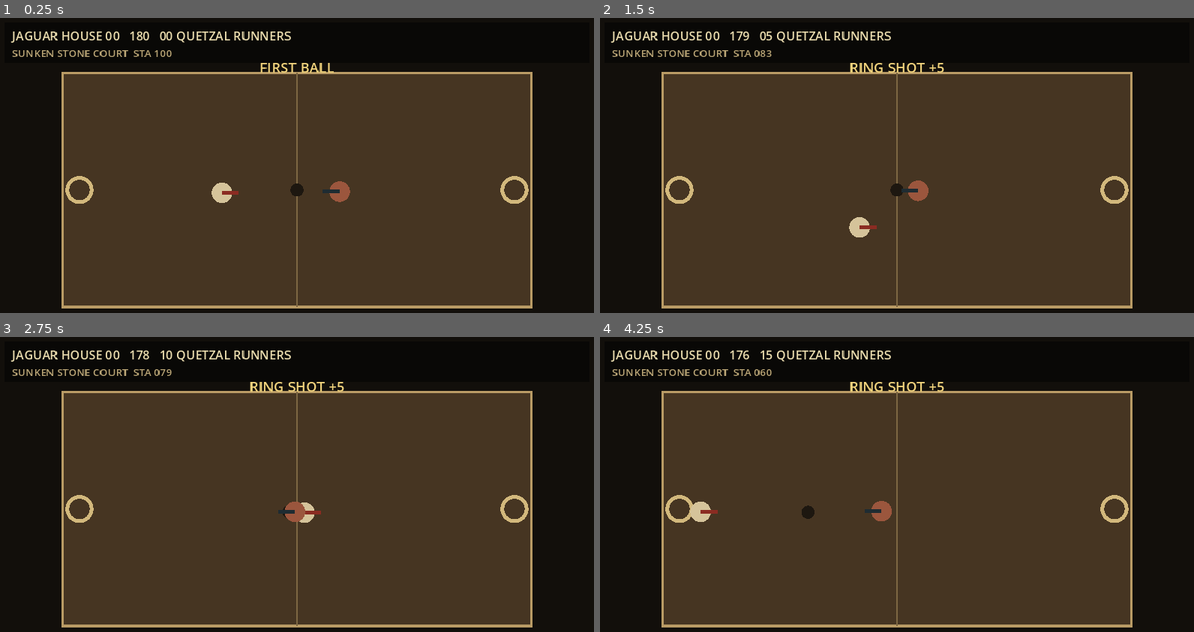
Above: before the commit, frames 1-4 (two rows, left to right).
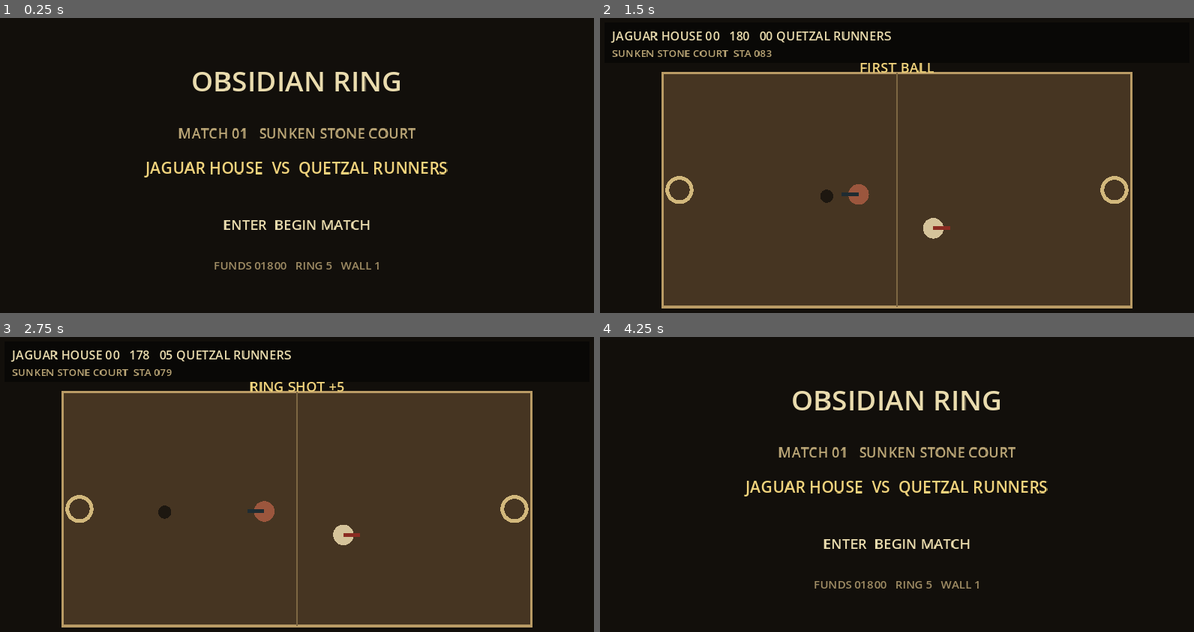
Above: after the commit, the same moments.

Repository: EVAVO-STUDIO/godot-462-obsidian-ring
Game: Godot game, scene res://scenes/main.tscn
Two runs of this game, one before a commit and one after it. Both use one fixed random seed, a clock stepped at 60 frames per second and the inputs below.
Inputs (mouse positions are in pixels of both pictures, inside the frame that each line leads up to):
- Up to frame 1 (0.25 s): no input
- Up to frame 2 (1.5 s): tap Enter (confirm, bound only after the commit) at 0.5 s; move the mouse to (1027, 165) at 0.52 s; hold D (move_right) 0.53-1.28 s; tap X (strike_ball) at 0.6 s; tap Z (tackle) at 0.8, 1.35 s; move the mouse to (778, 200) at 1.27 s; hold S (move_down) from 1.28 s (still down)
- Up to frame 3 (2.75 s): tap Enter (confirm, bound only after the commit) at 1.55, 2.1 s; move the mouse to (356, 428) at 2.02 s; release S (move_down) at 2.03 s; hold D (move_right) from 2.03 s (still down); tap X (strike_ball) at 2.3 s
- Up to frame 4 (4.25 s): move the mouse to (867, 570) at 2.77 s; release D (move_right) at 2.78 s; hold W (move_up) 2.78-3.53 s; tap Space (pass_ball) at 2.85 s; tap Z (tackle) at 3.05 s; move the mouse to (1075, 552) at 3.52 s; hold A (move_left) from 3.53 s (still down); tap X (strike_ball) at 3.6 s; tap Enter (confirm, bound only after the commit) at 3.8 s; tap Escape (cancel, bound only after the commit) at 4.15 s

The runs differ from the first frame. In frame 1, 64% of the frame differs, in the area x 1-90%, y 4-99%; in frame 2, 1.3%; in frame 3, 0.9%; in frame 4, 64%.

Commit message:
feat: add obsidian ring match setup and results flow

Diff:
--- a/scripts/main.gd
+++ b/scripts/main.gd
@@ -1,11 +1,15 @@
 extends Node2D
 
 const ContentCatalog = preload("res://scripts/content_catalog.gd")
+const MatchRules = preload("res://scripts/match_rules.gd")
 const PLAYER_SPEED := 185.0
 const AI_SPEED := 138.0
 const COURT := Rect2(70.0, 62.0, 500.0, 250.0)
 const BALL_RADIUS := 7.0
 
+enum GamePhase { TITLE, PLAYING, RESULT }
+
+var phase := GamePhase.TITLE
 var player_position := Vector2(240.0, 190.0)
 var opponent_position := Vector2(430.0, 190.0)
 var ball_position := Vector2(320.0, 180.0)
@@ -27,6 +31,9 @@
 var home_team_name := "JAGUAR SUN"
 var away_team_name := "OBSIDIAN REED"
 var court_name := "STONE COURT"
+var result_text := ""
+var funds := 0
+var match_number := 1
 var teams: Array = []
 var rulesets: Array = []
 var courts: Array = []
@@ -35,37 +42,48 @@
 func _ready() -> void:
 	_configure_input()
 	_load_content()
-	_reset_match()
+	_prepare_match()
 	queue_redraw()
 
 func _process(delta: float) -> void:
-	if match_time > 0.0:
-		match_time = maxf(0.0, match_time - delta)
-		tackle_timer = maxf(0.0, tackle_timer - delta)
-		opponent_tackle_timer = maxf(0.0, opponent_tackle_timer - delta)
-		score_banner_timer = maxf(0.0, score_banner_timer - delta)
-		_update_player(delta)
-		_update_opponent(delta)
-		_update_ball(delta)
-		_resolve_possession()
-		_resolve_tackles()
-	else:
-		possession_owner = 0
-		ball_velocity = Vector2.ZERO
+	if phase == GamePhase.TITLE:
+		if Input.is_action_just_pressed("confirm"):
+			_start_match()
+	elif phase == GamePhase.PLAYING:
+		_update_match(delta)
+		if Input.is_action_just_pressed("cancel"):
+			phase = GamePhase.TITLE
+	elif phase == GamePhase.RESULT:
+		if Input.is_action_just_pressed("confirm"):
+			match_number += 1
+			_rotate_opponent()
+			_prepare_match()
+			phase = GamePhase.TITLE
+		elif Input.is_action_just_pressed("restart"):
+			_start_match()
 	queue_redraw()
+
+func _update_match(delta: float) -> void:
+	match_time = maxf(0.0, match_time - delta)
+	if match_time <= 0.0:
+		_finish_match()
+		return
+	tackle_timer = maxf(0.0, tackle_timer - delta)
+	opponent_tackle_timer = maxf(0.0, opponent_tackle_timer - delta)
+	score_banner_timer = maxf(0.0, score_banner_timer - delta)
+	_update_player(delta)
+	_update_opponent(delta)
+	_update_ball(delta)
+	_resolve_possession()
+	_resolve_tackles()
 
 func _load_content() -> void:
 	var teams_data = ContentCatalog.load_json("res://data/teams.json")
 	var rules_data = ContentCatalog.load_json("res://data/rules.json")
 	var courts_data = ContentCatalog.load_json("res://data/courts.json")
 	var league_data = ContentCatalog.load_json("res://data/league.json")
-
 	if typeof(teams_data) == TYPE_DICTIONARY:
 		teams = teams_data.get("teams", [])
-		if teams.size() > 0:
-			home_team_name = str(teams[0].get("name", home_team_name)).to_upper()
-		if teams.size() > 1:
-			away_team_name = str(teams[1].get("name", away_team_name)).to_upper()
 	if typeof(rules_data) == TYPE_DICTIONARY:
 		rulesets = rules_data.get("rulesets", [])
 		if not rulesets.is_empty():
@@ -81,8 +99,25 @@
 			wall_rebound = float(active_court.get("rebound", wall_rebound))
 	if typeof(league_data) == TYPE_DICTIONARY:
 		league = league_data
-
-func _reset_match() -> void:
+		funds = int(league.get("league", {}).get("starting_funds", 0))
+	_apply_team_names()
+
+func _apply_team_names() -> void:
+	if teams.size() > 0:
+		home_team_name = str(teams[0].get("name", home_team_name)).to_upper()
+	if teams.size() > 1:
+		var away_index := clampi(1 + ((match_number - 1) % maxi(1, teams.size() - 1)), 1, teams.size() - 1)
+		away_team_name = str(teams[away_index].get("name", away_team_name)).to_upper()
+
+func _rotate_opponent() -> void:
+	_apply_team_names()
+	if not courts.is_empty():
+		var court_index := (match_number - 1) % courts.size()
+		var active_court: Dictionary = courts[court_index]
+		court_name = str(active_court.get("name", court_name)).to_upper()
+		wall_rebound = float(active_court.get("rebound", wall_rebound))
+
+func _prepare_match() -> void:
 	home_score = 0
 	away_score = 0
 	match_time = match_length
@@ -92,18 +127,35 @@
 	score_banner_timer = 2.0
 	_reset_ball()
 
+func _start_match() -> void:
+	_prepare_match()
+	phase = GamePhase.PLAYING
+
+func _finish_match() -> void:
+	phase = GamePhase.RESULT
+	possession_owner = 0
+	ball_velocity = Vector2.ZERO
+	result_text = MatchRules.winner_text(home_team_name, away_team_name, home_score, away_score)
+	var career: Dictionary = league.get("career", {})
+	var win_prize := int(career.get("win_purse", 600))
+	var draw_prize := int(career.get("draw_purse", 250))
+	var prize := MatchRules.prize_for_result(home_score, away_score, win_prize, draw_prize, 0)
+	funds += prize
+	if prize > 0:
+		result_text += "  +%d" % prize
+
 func _update_player(delta: float) -> void:
 	var movement := Input.get_vector("move_left", "move_right", "move_up", "move_down")
 	var moving := movement.length_squared() > 0.01
 	player_position += movement * PLAYER_SPEED * delta
 	player_position = _clamp_to_court(player_position)
-	stamina = clampf(stamina + (16.0 if not moving else -3.0) * delta, 0.0, 100.0)
+	stamina = MatchRules.recover_stamina(stamina, moving, delta)
 	if possession_owner == 1:
 		ball_position = player_position + Vector2(16.0, 3.0)
 		if Input.is_action_just_pressed("pass_ball"):
 			_release_ball(player_position.direction_to(get_global_mouse_position()), 270.0)
 		elif Input.is_action_just_pressed("strike_ball") and stamina >= 10.0:
-			stamina -= 10.0
+			stamina = MatchRules.clamp_stamina(stamina - 10.0)
 			_release_ball(player_position.direction_to(get_global_mouse_position()), 420.0)
 
 func _update_opponent(delta: float) -> void:
@@ -116,7 +168,7 @@
 	var speed := AI_SPEED + (18.0 if possession_owner == 1 else 0.0)
 	opponent_position += direction * speed * delta
 	opponent_position = _clamp_to_court(opponent_position)
-	opponent_stamina = clampf(opponent_stamina + (12.0 if direction.length_squared() < 0.01 else -2.0) * delta, 0.0, 100.0)
+	opponent_stamina = MatchRules.clamp_stamina(opponent_stamina + (12.0 if direction.length_squared() < 0.01 else -2.0) * delta)
 	if possession_owner == 2:
 		ball_position = opponent_position + Vector2(-16.0, 3.0)
 		if opponent_position.x < COURT.get_center().x + 30.0:
@@ -141,8 +193,8 @@
 		possession_owner = 2
 
 func _resolve_tackles() -> void:
-	if Input.is_action_just_pressed("tackle") and tackle_timer <= 0.0 and stamina >= 14.0:
-		stamina -= 14.0
+	if Input.is_action_just_pressed("tackle") and MatchRules.can_tackle(stamina, tackle_timer):
+		stamina = MatchRules.clamp_stamina(stamina - 14.0)
 		tackle_timer = 0.55
 		if player_position.distance_to(opponent_position) < 31.0:
 			opponent_position += player_position.direction_to(opponent_position) * 24.0
@@ -154,7 +206,7 @@
 	if possession_owner == 1 and opponent_tackle_timer <= 0.0 and opponent_position.distance_to(player_position) < 29.0:
 		opponent_tackle_timer = 0.8
 		if opponent_stamina >= 10.0:
-			opponent_stamina -= 10.0
+			opponent_stamina = MatchRules.clamp_stamina(opponent_stamina - 10.0)
 			possession_owner = 0
 			ball_position = player_position.lerp(opponent_position, 0.45)
 			ball_velocity = opponent_position.direction_to(player_position) * 105.0
@@ -225,28 +277,46 @@
 	return Vector2(clampf(point.x, COURT.position.x + 12.0, COURT.end.x - 12.0), clampf(point.y, COURT.position.y + 12.0, COURT.end.y - 12.0))
 
 func _configure_input() -> void:
-	_add_key_action("move_left", KEY_A)
-	_add_key_action("move_left", KEY_LEFT)
-	_add_key_action("move_right", KEY_D)
-	_add_key_action("move_right", KEY_RIGHT)
-	_add_key_action("move_up", KEY_W)
-	_add_key_action("move_up", KEY_UP)
-	_add_key_action("move_down", KEY_S)
-	_add_key_action("move_down", KEY_DOWN)
+	_add_key_action("move_left", KEY_A); _add_key_action("move_left", KEY_LEFT)
+	_add_key_action("move_right", KEY_D); _add_key_action("move_right", KEY_RIGHT)
+	_add_key_action("move_up", KEY_W); _add_key_action("move_up", KEY_UP)
+	_add_key_action("move_down", KEY_S); _add_key_action("move_down", KEY_DOWN)
 	_add_key_action("pass_ball", KEY_SPACE)
 	_add_key_action("strike_ball", KEY_X)
 	_add_key_action("tackle", KEY_Z)
+	_add_key_action("confirm", KEY_ENTER)
+	_add_key_action("cancel", KEY_ESCAPE)
+	_add_key_action("restart", KEY_R)
 
 func _add_key_action(action: StringName, keycode: Key) -> void:
-	if not InputMap.has_action(action):
-		InputMap.add_action(action)
-	var event := InputEventKey.new()
-	event.physical_keycode = keycode
-	if not InputMap.action_has_event(action, event):
-		InputMap.action_add_event(action, event)
+	if not InputMap.has_action(action): InputMap.add_action(action)
+	var event := InputEventKey.new(); event.physical_keycode = keycode
+	if not InputMap.action_has_event(action, event): InputMap.action_add_event(action, event)
 
 func _draw() -> void:
 	draw_rect(Rect2(0, 0, 640, 360), Color("120f0b"))
+	if phase == GamePhase.TITLE:
+		_draw_title()
+		return
+	if phase == GamePhase.RESULT:
+		_draw_result()
+		return
+	_draw_match()
+
+func _draw_title() -> void:
+	draw_string(ThemeDB.fallback_font, Vector2(0, 82), "OBSIDIAN RING", HORIZONTAL_ALIGNMENT_CENTER, 640, 30, Color("eadcae"))
+	draw_string(ThemeDB.fallback_font, Vector2(0, 132), "MATCH %02d   %s" % [match_number, court_name], HORIZONTAL_ALIGNMENT_CENTER, 640, 15, Color("bca777"))
+	draw_string(ThemeDB.fallback_font, Vector2(0, 170), "%s  VS  %s" % [home_team_name, away_team_name], HORIZONTAL_ALIGNMENT_CENTER, 640, 17, Color("f2d47d"))
+	draw_string(ThemeDB.fallback_font, Vector2(0, 230), "ENTER  BEGIN MATCH", HORIZONTAL_ALIGNMENT_CENTER, 640, 15, Color("eadcae"))
+	draw_string(ThemeDB.fallback_font, Vector2(0, 272), "FUNDS %05d   RING %d   WALL %d" % [funds, ring_points, wall_points], HORIZONTAL_ALIGNMENT_CENTER, 640, 12, Color("9f8c64"))
+
+func _draw_result() -> void:
+	draw_string(ThemeDB.fallback_font, Vector2(0, 110), result_text, HORIZONTAL_ALIGNMENT_CENTER, 640, 23, Color("f2d47d"))
+	draw_string(ThemeDB.fallback_font, Vector2(0, 155), "%s %02d  -  %02d %s" % [home_team_name, home_score, away_score, away_team_name], HORIZONTAL_ALIGNMENT_CENTER, 640, 16, Color("eadcae"))
+	draw_string(ThemeDB.fallback_font, Vector2(0, 200), "FUNDS %05d" % funds, HORIZONTAL_ALIGNMENT_CENTER, 640, 13, Color("bca777"))
+	draw_string(ThemeDB.fallback_font, Vector2(0, 250), "ENTER  NEXT MATCH    R  REMATCH", HORIZONTAL_ALIGNMENT_CENTER, 640, 13, Color("9f8c64"))
+
+func _draw_match() -> void:
 	draw_rect(COURT, Color("463522"))
 	draw_rect(COURT, Color("b99b65"), false, 3.0)
 	draw_line(Vector2(COURT.get_center().x, COURT.position.y), Vector2(COURT.get_center().x, COURT.end.y), Color("7d6743"), 2.0)
